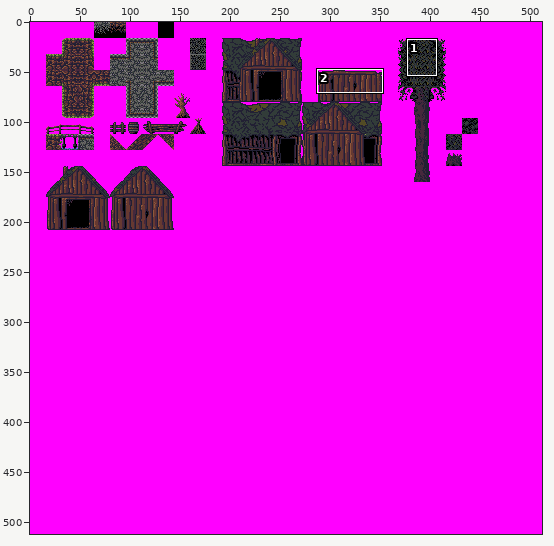
File history of a sprite sheet, AngryCastle/graphics/levels/Lumbroff_tileset.png. The picture above shows the old version from afar; the outline marks the close-up.
Close-up. Before the edit:
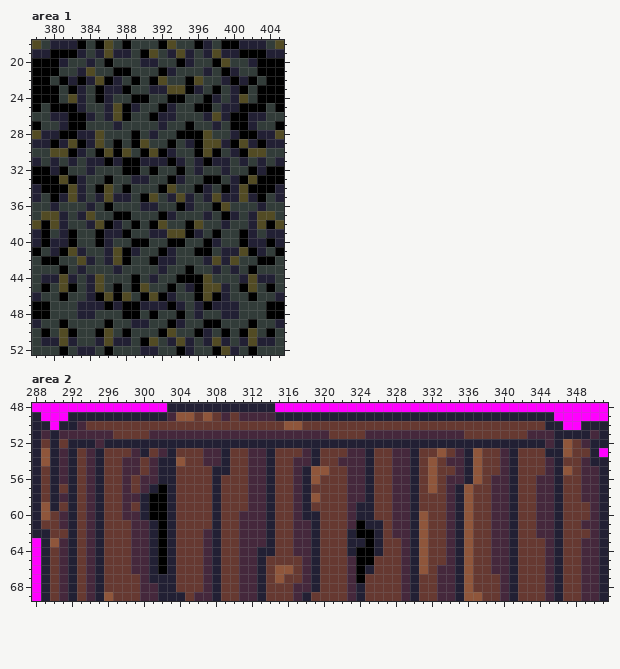
The file is 512x512 pixels. Shown: area 1: x 378..405, y 18..52; area 2: x 288..351, y 48..69.
After the commit:
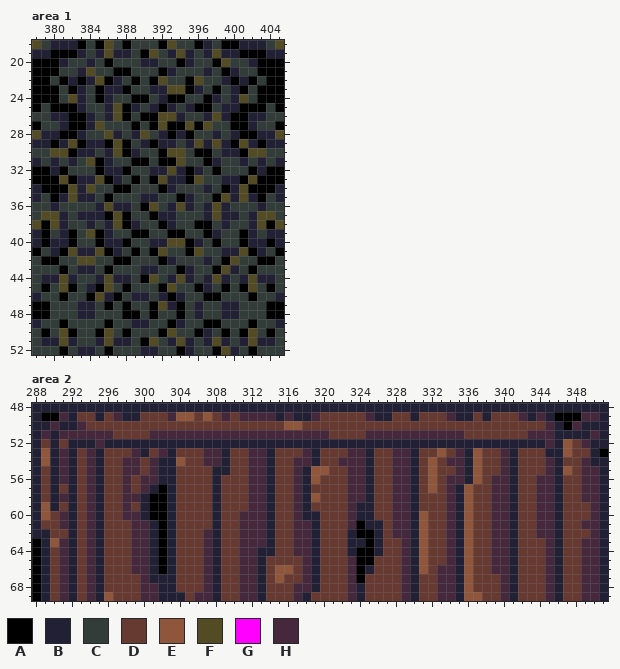
Palette (. is transparent): A #000000  B #222034  C #323c39  D #663931  E #8f563b  F #524b24  G #ff00ff  H #45283c
From old to new:
--- area 1
@@ x 378..405 @@
 23 AAACABCABBACCBBFFABCACBACAAA
-24 AAACFBCABCCAACCAACCABCBFCAAA
-25 ACAAABCCBFABCCABCCAACBBAAACA
-26 CCBBAABCBFACCABBCCCBFBAABBCC
-27 ACCBAACCCBCCCCBCCACCBCAABCCA
-28 FBBAABBFCCCACBCCAAAFCCBAABBF
-29 BBABFABFCACAFCCACBAFFBAFBABB
-30 CCFFABCAFAFCAFABCCAFACBAFFCC
-31 BCBCBCBBABAABBBABCBABBCBCBCB
-32 AABACCBCCCAACACCACBCCBCCABAA
-33 AAAFABCCACCBBCCABCCAACBAFAAA
-34 BAAAFBCAFCACCCAFCCABCABFAAAB
-35 BCABFBCBFBBCAFCBFBCBFBBFBACB
-36 CCBCCCBCACCCBBCCABCCAFCCCBCC
-37 CFFBCBFCCAACCCABCCCBCABCBFFC
-38 FAFBCCBFABCACAFCCAFCCBCCBFAF
-39 BACBACCABBACCBBFFABCACCABCBB
-40 BABBACCABCCAACCAACCABCCABBAB
-41 ACBAFBCCBFABCCABCCAACBBFABCA
-42 CAACCFBCBFACCABBCCCBFBFCCAAC
-43 CCCACBCCCBCCCCBCCACCBCBCACCC
-44 CBBFBCBFCCCACBCCAAAFCCCBFBBC
-45 CACFACBFCACAFCCACBAFFBCAFCAC
-46 BCCACCBAFAFCAFABCCAFABCCACCB
-47 AACCCBBBABAABBBABCBABBBCCCAA
+24 AAACFBCABCCAACBAACCABCBFCAAA
+25 ACAAABCCBFABCBABCBAACBBAAACA
+26 CCBBAABCBFACAAFFBCCBFBAABBCC
+27 ACCBAABFCCCACAFAAFAFCCAABCCA
+28 FBBAABCCFBCBFCBABACCBCBAABBF
+29 BBABFABBAFACBABBCBFBFBAFBABB
+30 CCFFABBCBFABCCAFFCAACBBAFFCC
+31 BCBCBCFABCCAACAAFCCABCCBCBCB
+32 AABACCCABBACCBBFBABCACCCABAA
+33 AAAFABBFABCACAFBBAFCCBBAFAAA
+34 BAAAFBFCCAACCCABCCCBCABFAAAB
+35 BCABFBBCACCCBBCCABCCAFBFBACB
+36 CCBCCCCBFBBCAFCBFBCBFBCCCBCC
+37 CFFBCBBBAFACCABBCCCBFBBCBFFC
+38 FAFBCCBCBFABCCABCCAACBCCBFAF
+39 BACBACFABCCAACCAACCABCCABCBB
+40 BABBACCABBACCBBFFABCACCABBAB
+41 ACBAFBBFABCACAFCCAFCCBBFABCA
+42 CAACCFFCCAACCCABCCCBCAFCCAAC
+43 CCCACBBCACCCBBCCABCCAFBCACCC
+44 CBBFBCCBFBBCAFCBFBCBFBCBFBBC
+45 CACFACBAFCACCCAFCCABCACAFCAC
+46 BCCACCAFBACBBCBABCCAACCCACCB
+47 AACCCBBCACACCAFBACBCCBBCCCAA
 48 AACCCBBCCCAACACCACBCCBBCCCAA
--- area 2
@@ x 288..351 @@
-48 GGGGGGGGGGGGGGGBBBBBBBBBBBBGGGGGGGGGGGGGGGGGGGGGGGGGGGGGGGGGGGGG
-49 BGGGBBBBBBBBBBBHEEDEDHDHHHHBBBBBBBBBBBBBBBBBBBBBBBBBBBBBBBGGGGGG
-50 BBGBBHDDDDDDDDDDDDDDDDDDDDDDEEDDDDDDDDDDDDDDDDDDDDDDDDDDDBBGGBBB
+48 BBBBBBBBBBBBBBBBBBBBBBBBBBBBBBBBBBBBBBBBBBBBBBBBBBBBBBBBBBBBBBBB
+49 BAAHBDDBDHBBDDDHEEDEDHDHHHHBHBBHDDDDDHBBDDBDDDHBBDBDDDHBHBAAAHHB
+50 BBHBBHDDDDDDDDDDDDDDDDDDDDDDEEDDDDDDDDDDDDDDDDDDDDDDDDDDDHBAHBBB
 51 BHBHHHHHHDDDDHHHHHHHHHHHHHHHHHHHHDDDDHHHHHHHHHHHDDDDDDDHHHBBBBHB
 52 BDBDBBBHBBBBBBBBBBBBBBBBBBBBBBBBBBBBBBBBBBBBBBBBBBBBBBBBBHBEDHBB
-53 BEBHBDHBDDDHBDHBDDDHHBDDHHBDDDHBDDDHHBDDHHBDDEDHBEDDHBDDDBBEDDBG
+53 BEBHBDHBDDDHBDHBDDDHHBDDHHBDDDHBDDDHHBDDHHBDDEDHBEDDHBDDDBBEDDBA
 54 BEBHBDHBDDHHDHBBEDDHHBDDHHBDDHHBDDHHHBDDHHBDEDHHBEDDHBDDDHBDDHBB
@@ x 288..290 @@
 62 BBD
-63 GBE
-64 GBD
-65 GBD
-66 GBD
-67 GBD
-68 GBD
-69 GBD
+63 ABE
+64 ABD
+65 ABD
+66 ABD
+67 ABD
+68 ABD
+69 ABD
Boxes around the changes in both close-ups, in picture pixels (x1, y1, x2, y2):
changed: (86, 94, 230, 310)
changed: (32, 403, 167, 430)
changed: (275, 403, 608, 457)
changed: (32, 538, 41, 601)
